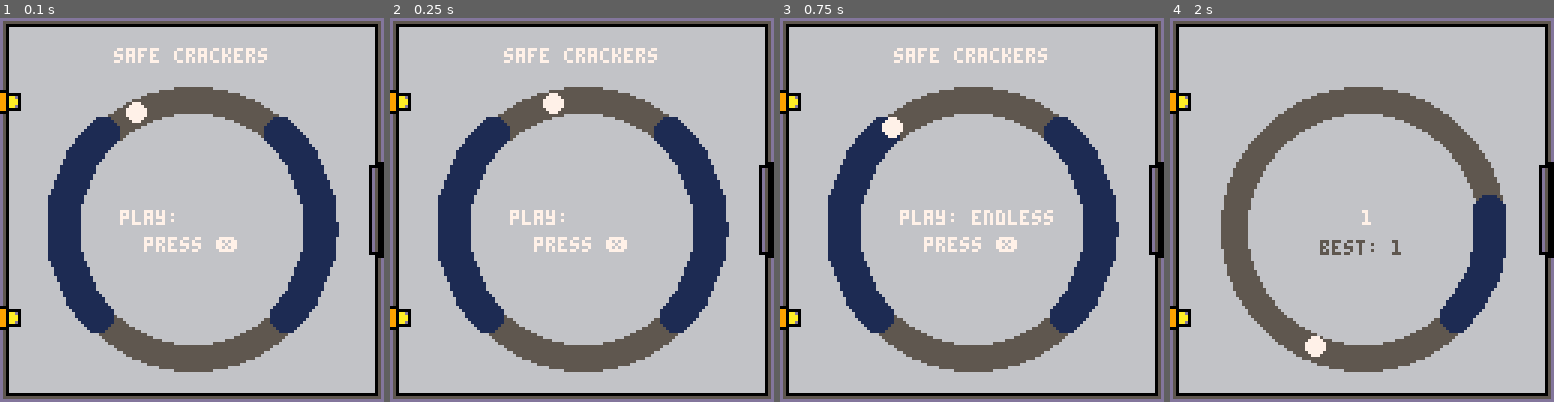
Above: before the commit, frames 1-4 (left to right).
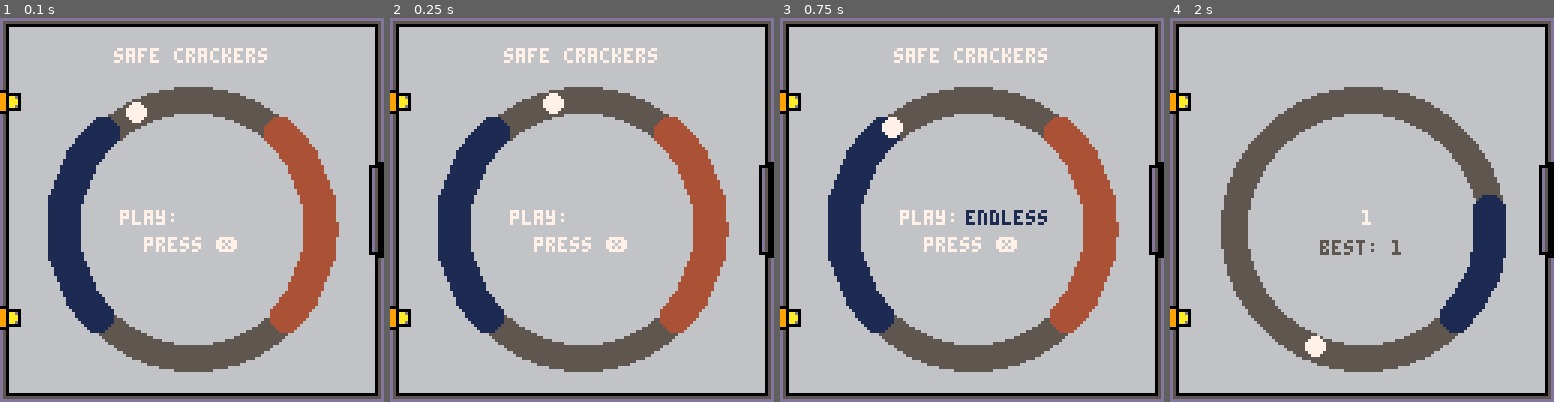
Above: after the commit, the same moments.

Repository: verdantran/pico_safe_cracker
Game: PICO-8 cartridge safe_crackers.p8
The game is run twice, just before and just after one commit, with the same random seed, the same clock (stepped at 60 frames per second) and the same inputs.
Inputs:
- Up to frame 1 (0.1 s): no input
- Up to frame 2 (0.25 s): no input
- Up to frame 3 (0.75 s): tap X (X key) at 0.33 s; tap O (Z key) at 0.7 s
- Up to frame 4 (2 s): tap X (X key) at 1.07, 1.85 s; hold Right from 1.6 s (still down); tap O (Z key) at 1.7 s

The runs differ from the first frame. In frame 1, 5.2% of the frame differs, in the area x 68-89%, y 25-83%; in frame 2, 5.2%; in frame 3, 5.8%, in the area x 48-89%, y 25-83%; in frame 4, nothing differs.

Commit message:
incorporating playtesting feedback

Diff:
--- a/data/levels.lua
+++ b/data/levels.lua
@@ -953,10 +953,10 @@
             dialog:queue("this is it. the big one. this is where the map leads us")
             dialog:queue("according to the map there are untold riches inside this safe")
             dialog:queue("lets get it open!")
-            dialog:queue("there it is...")
         end,
         queue_completed_dialog=function()
             dialog:queue("you've done it!")
+            dialog:queue("there it is...")
         end,
         queue_failed_dialog=function()
             dialog:queue("try again! i'm not willing to give up on this one!")
--- a/safe_crackers.p8
+++ b/safe_crackers.p8
@@ -4,7 +4,7 @@
 #include utils/endless.lua
 #include utils/level_manager.lua
 #include utils/dialog.lua
-#include utils/debug.lua
+--#include utils/debug.lua
 #include utils/dials.lua
 #include data/levels.lua
 #include main.lua
--- a/utils/level_manager.lua
+++ b/utils/level_manager.lua
@@ -69,7 +69,6 @@
 
 function reset_level()
     for dial in all(cur_dials) do
-        log("resetting")
         reset_dial_full(dial)
     end
 end
--- a/utils/menu.lua
+++ b/utils/menu.lua
@@ -18,6 +18,7 @@
             size=5,
             angle=.88,
             mode=game_state.story,
+            colour=4
         },
         {
             --==left-side==
@@ -25,6 +26,7 @@
             size=5,
             angle=.37,
             mode=game_state.endless,
+            colour=1
         },
         {
             --==bottom-reset==
@@ -32,6 +34,7 @@
             size=5,
             angle=.719,
             mode=-1,
+            colour=2,
         },
     },
     config = {
@@ -87,12 +90,9 @@
             local x = menu_dial.config.cx + (menu_dial.target.radius * cos(win_angle_incrementer))
             local y = menu_dial.config.cy + (menu_dial.target.radius * sin(win_angle_incrementer))
 
-            local clr=1
+            circfill(x, y, selection.size, selection.colour)
 
-            if(selection.mode == -1) clr=2
-            circfill(x, y, selection.size, clr)
-
-            add(menu_dial.config.selection_positions, { x = x, y = y, mode=selection.mode })
+            add(menu_dial.config.selection_positions, { x = x, y = y, mode=selection.mode, colour=selection.colour })
 
             --not in config becuase we want these to be tightly packed
             win_angle_incrementer += 0.01
@@ -133,7 +133,7 @@
         local distance = sqrt(dx * dx + dy * dy)
 
         if distance < 5 then
-            return selection.mode
+            return selection
         end
     end
 end
@@ -150,15 +150,24 @@
 
  function draw_selection_hint()
     curselect = get_currently_highlighted_selection_mode()
+
     local text=""
-    if(curselect == game_state.story) then
-        text="story"
-    elseif (curselect==game_state.endless) then
-        text="endless"
-    elseif(curselect==-1) then
-        text="reset"
+
+    if(curselect != nil) then
+        if(curselect.mode == game_state.story) then
+            text="story"
+        elseif (curselect.mode==game_state.endless) then
+            text="endless"
+        elseif(curselect.mode==-1) then
+            text="reset"
+        end
     end
 
-    print("play: "..text,40,64,7)
+    print("play: ",40,64,7)
+
+    if(curselect != nil) then
+        print(text,62,64,curselect.colour)
+    end
+
     print("press ❎",48,73,7)
  end
Not shown, changed: the thumbnail (__label__) section of safe_crackers.p8
